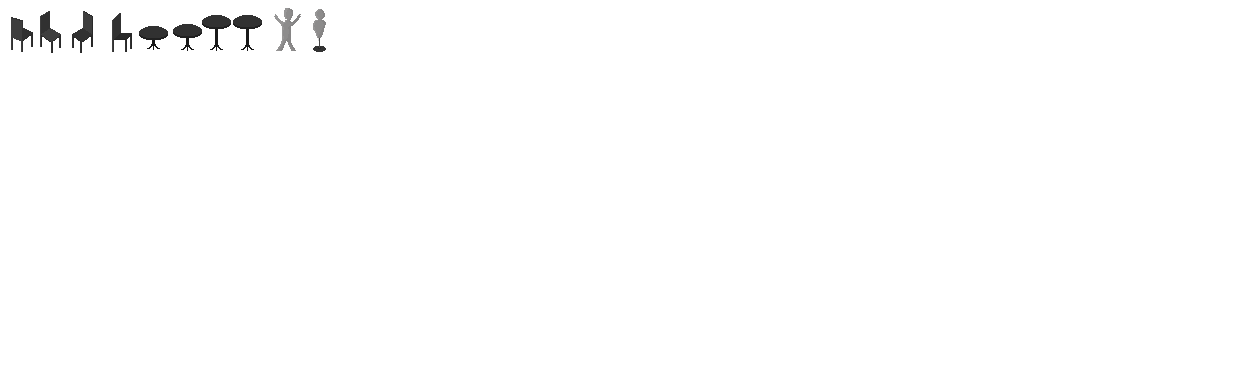
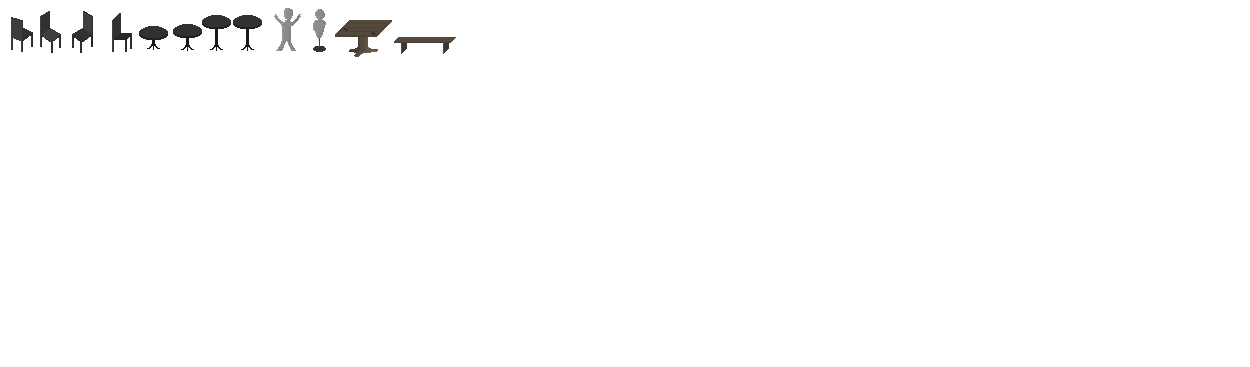
Before/after of a 1250 × 367 layered artwork. What changed in the layer stack:
painted on "Pasted Layer copy" over [335, 20, 456, 57]
